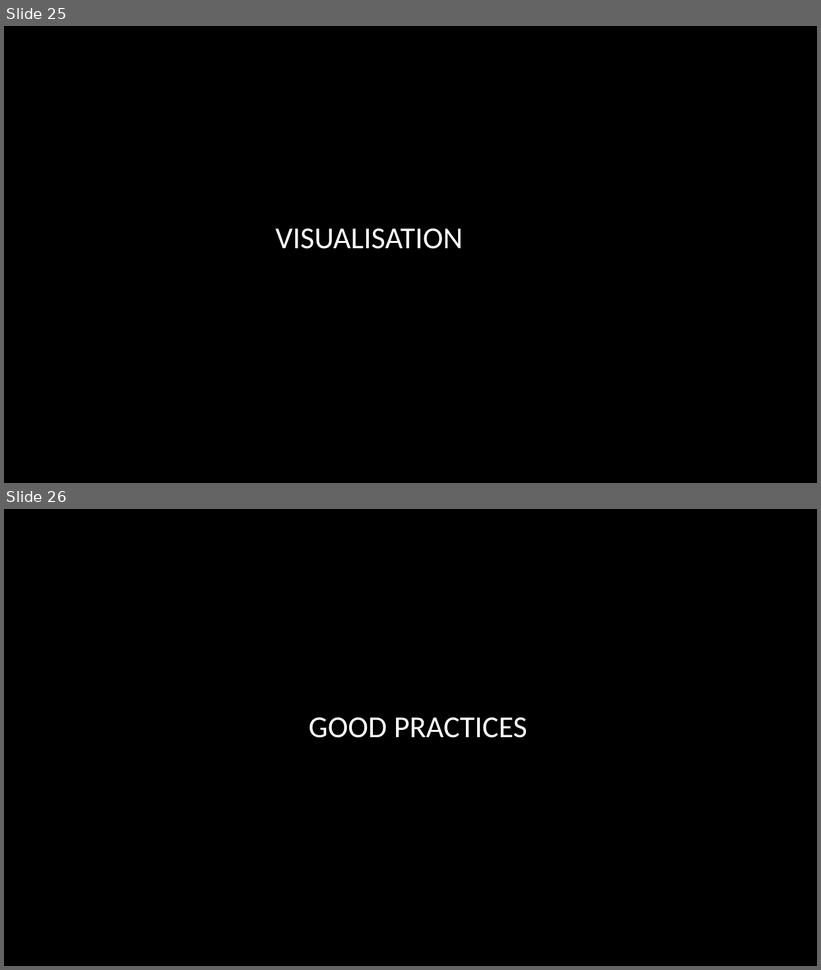
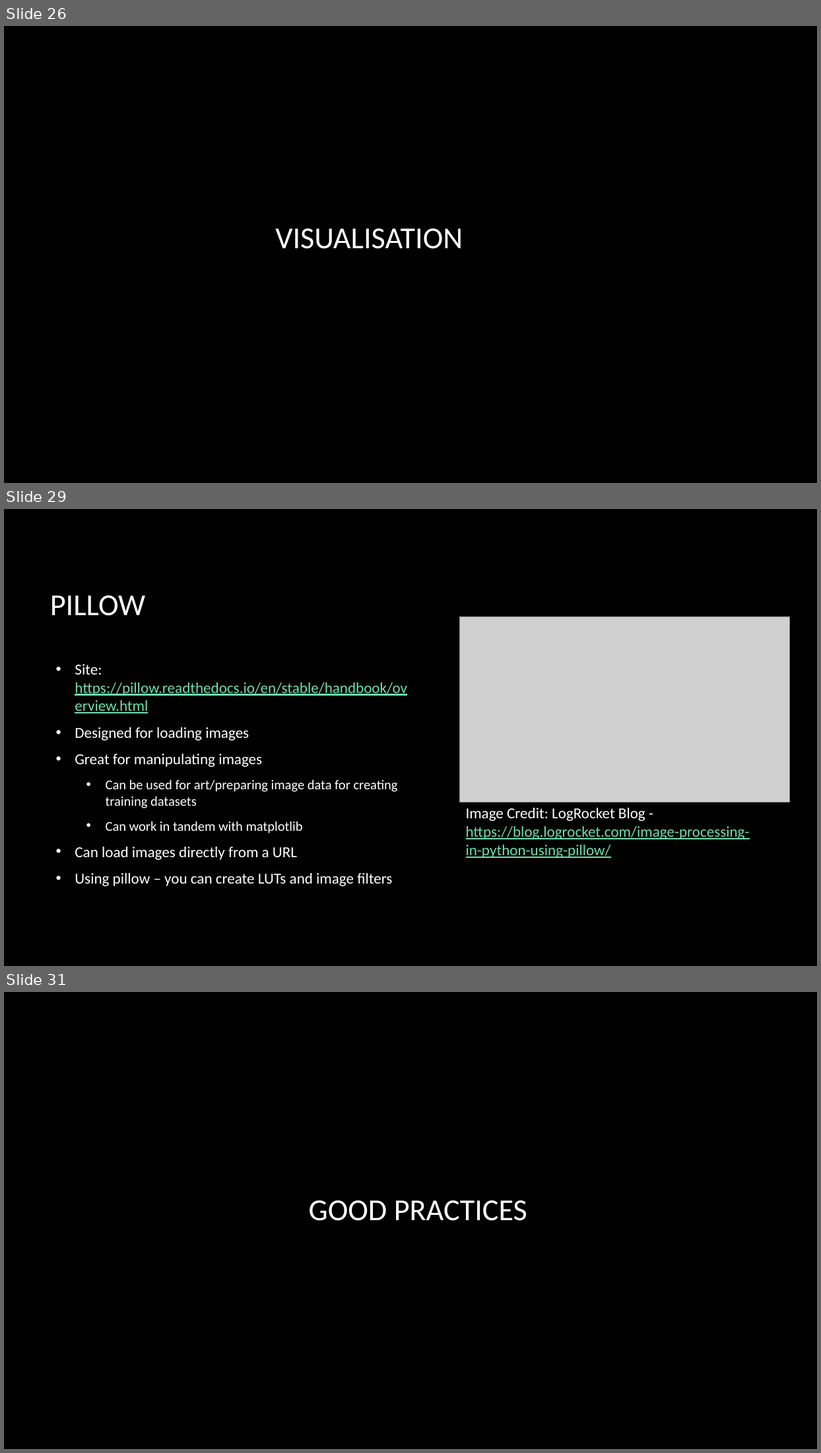
Before and after one commit to smandhai/Astro-Data-Handling-Tutorials, a slide deck: A Primer on Python Survival.pptx. Shown one above the other, each under a label of ours: slides 25 and 26 before the commit, slides 26, 29 and 31 after it; the slides between them are not shown. The pictures are 821x970 and 821x1453 pixels, drawn with LibreOffice and Linux fonts; fonts in the diff are those of the drawing; grey boxes stand for pictures; background and template pictures are left out. Boxes give left, top, right and bottom in pixels: in the first picture for what was removed or moved away, otherwise in the second. Text is boxed around its words. In the diff, an @@ line names an element or a change of style, - is before the commit and + after.

```diff
--- a/A Primer on Python Survival.pptx
+++ b/A Primer on Python Survival.pptx
@@ slide 29 added at [4,509,817,966], background picture (left out) @@
@@ title added at [50,595,145,616], 36 pt, text #FFFFFF @@
+PILLOW
@@ picture added at [459,617,789,802] @@
@@ text added at [75,664,407,887], 18 pt, text #FFFFFF @@
+• Site: https://pillow.readthedocs.io/en/stable/handbook/overview.html
+• Designed for loading images
+• Great for manipulating images
+  • Can be used for art/preparing image data for creating training datasets
+  • Can work in tandem with matplotlib
+• Can load images directly from a URL
+• Using pillow – you can create LUTs and image filters
@@ text added at [466,808,750,858], 18 pt, text #71DDAB, underline @@
+Image Credit: LogRocket Blog - https://blog.logrocket.com/image-processing-in-python-using-pillow/
@@ what was slide 25 is now slide 26 @@
@@ what was slide 26 is now slide 31 @@
```
Also in this commit, not shown: 4 other slides added.
